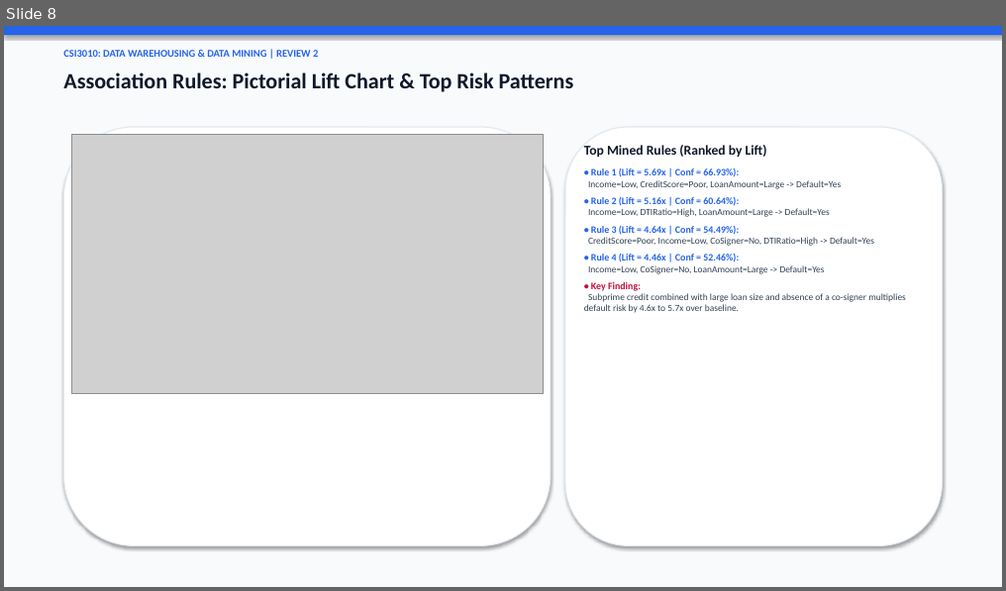
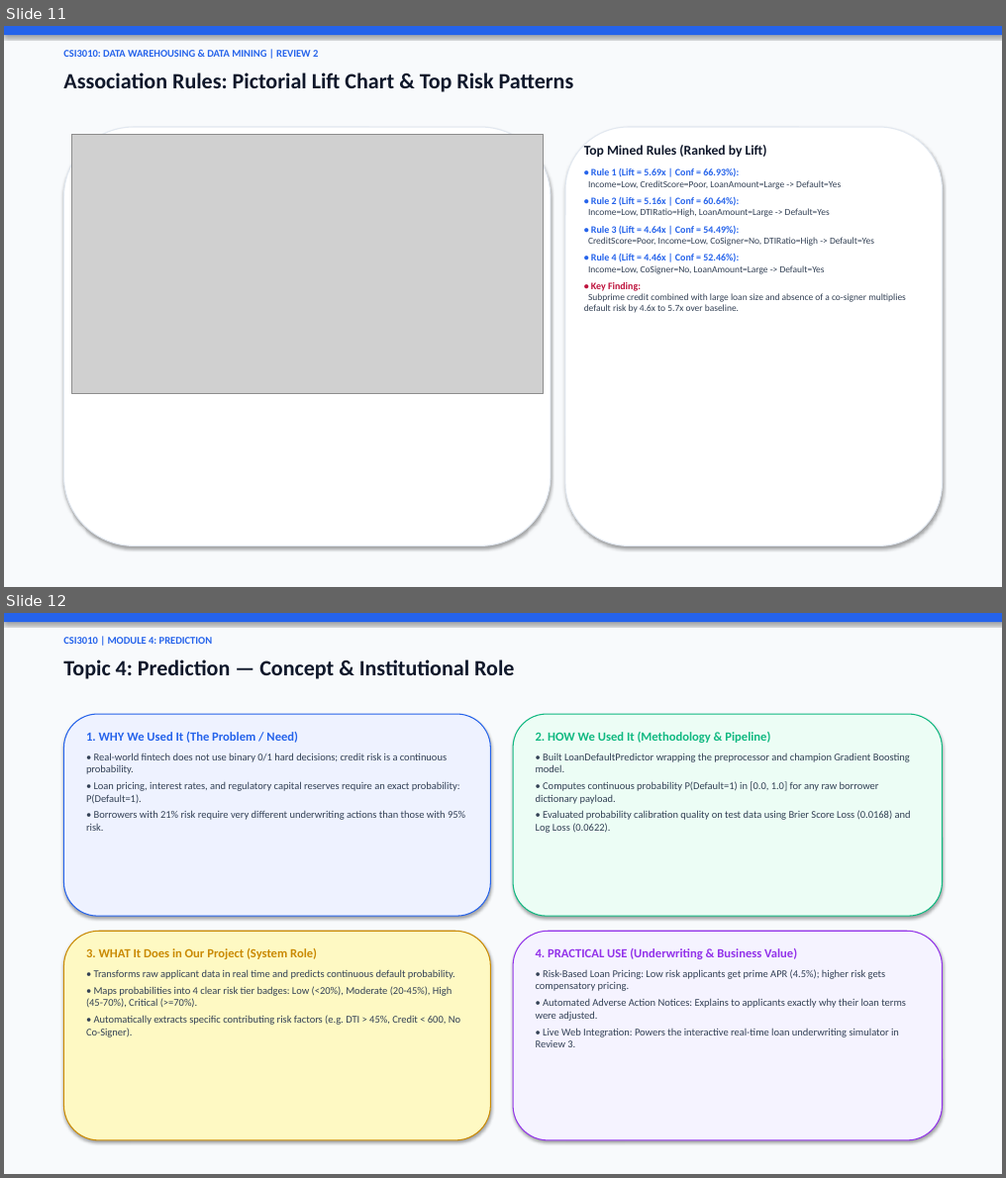
Before and after one commit to MahaprabhuK/Byte_Brigades_Loan_Default, a slide deck: Review2_ByteBrigades_LoanDefault.pptx. Shown one above the other, each under a label of ours: slide 8 before the commit, slides 11 and 12 after it. The pictures are 1006x591 and 1006x1178 pixels, drawn with LibreOffice and Linux fonts; fonts in the diff are those of the drawing; grey boxes stand for pictures. Boxes give left, top, right and bottom in pixels: in the first picture for what was removed or moved away, otherwise in the second. Text is boxed around its words. In the diff, an @@ line names an element or a change of style, - is before the commit and + after.

Commit message:
docs(presentation): add Why/How/What It Does/Practical Use intro slides for all 4 topics

```diff
--- a/Review2_ByteBrigades_LoanDefault.pptx
+++ b/Review2_ByteBrigades_LoanDefault.pptx
@@ slide 12 added at bbox=[4, 613, 1002, 1174], background #F8FAFC @@
@@ rectangle added at bbox=[4, 613, 1002, 622], fill #2563EB @@
@@ text added at bbox=[63, 637, 212, 644], 10 pt, text #2563EB, bold @@
+CSI3010 | MODULE 4: PREDICTION
@@ text added at bbox=[63, 660, 514, 679], 21 pt, text #0F172A, bold @@
+Topic 4: Prediction — Concept & Institutional Role
@@ rounded rectangle added at bbox=[63, 714, 491, 916], fill #EEF2FF, outline #2563EB 1 pt @@
@@ rounded rectangle added at bbox=[513, 714, 943, 916], fill #ECFDF5, outline #10B981 1 pt @@
@@ text added at bbox=[86, 732, 465, 831], 10 pt, text #334155 @@
+1. WHY We Used It (The Problem / Need)
+• Real-world fintech does not use binary 0/1 hard decisions; credit risk is a continuous probability.
+• Loan pricing, interest rates, and regulatory capital reserves require an exact probability: P(Default=1).
+• Borrowers with 21% risk require very different underwriting actions than those with 95% risk.
@@ text added at bbox=[536, 732, 911, 833], 10 pt, text #334155 @@
+2. HOW We Used It (Methodology & Pipeline)
+• Built LoanDefaultPredictor wrapping the preprocessor and champion Gradient Boosting model.
+• Computes continuous probability P(Default=1) in [0.0, 1.0] for any raw borrower dictionary payload.
+• Evaluated probability calibration quality on test data using Brier Score Loss (0.0168) and Log Loss (0.0622).
@@ rounded rectangle added at bbox=[63, 931, 491, 1141], fill #FEF9C3, outline #CA8A04 1 pt @@
@@ rounded rectangle added at bbox=[513, 931, 943, 1141], fill #F5F3FF, outline #9333EA 1 pt @@
@@ text added at bbox=[86, 949, 460, 1038], 10 pt, text #334155 @@
+3. WHAT It Does in Our Project (System Role)
+• Transforms raw applicant data in real time and predicts continuous default probability.
+• Maps probabilities into 4 clear risk tier badges: Low (<20%), Moderate (20-45%), High (45-70%), Critical (>=70%).
+• Automatically extracts specific contributing risk factors (e.g. DTI > 45%, Credit < 600, No Co-Signer).
@@ text added at bbox=[536, 949, 906, 1048], 10 pt, text #334155 @@
+4. PRACTICAL USE (Underwriting & Business Value)
+• Risk-Based Loan Pricing: Low risk applicants get prime APR (4.5%); higher risk gets compensatory pricing.
+• Automated Adverse Action Notices: Explains to applicants exactly why their loan terms were adjusted.
+• Live Web Integration: Powers the interactive real-time loan underwriting simulator in Review 3.
@@ what was slide 8 is now slide 11 @@
```
Also in this commit, not shown: 3 slides changed, 3 other slides added, 1 other file.
